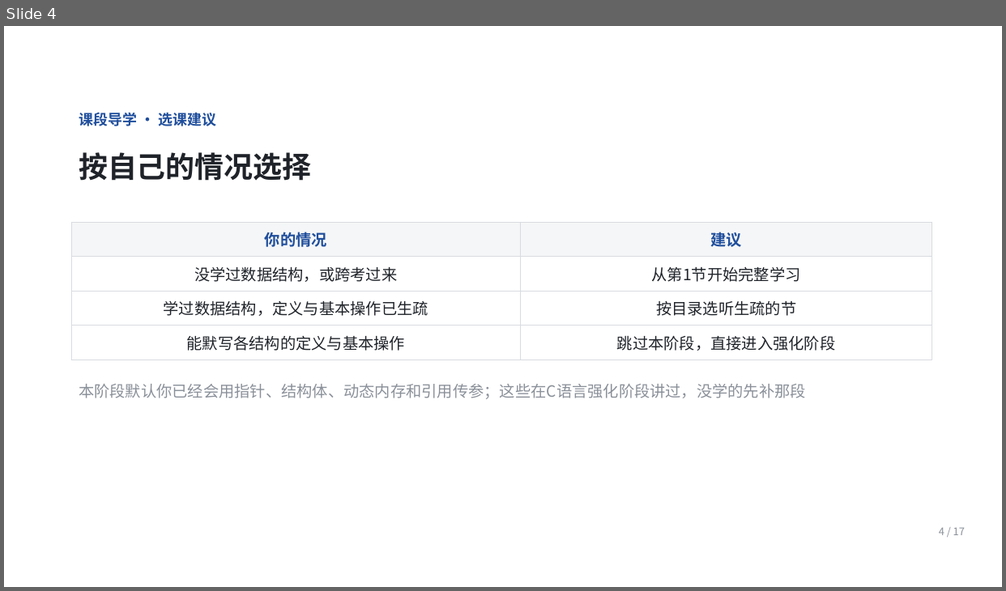
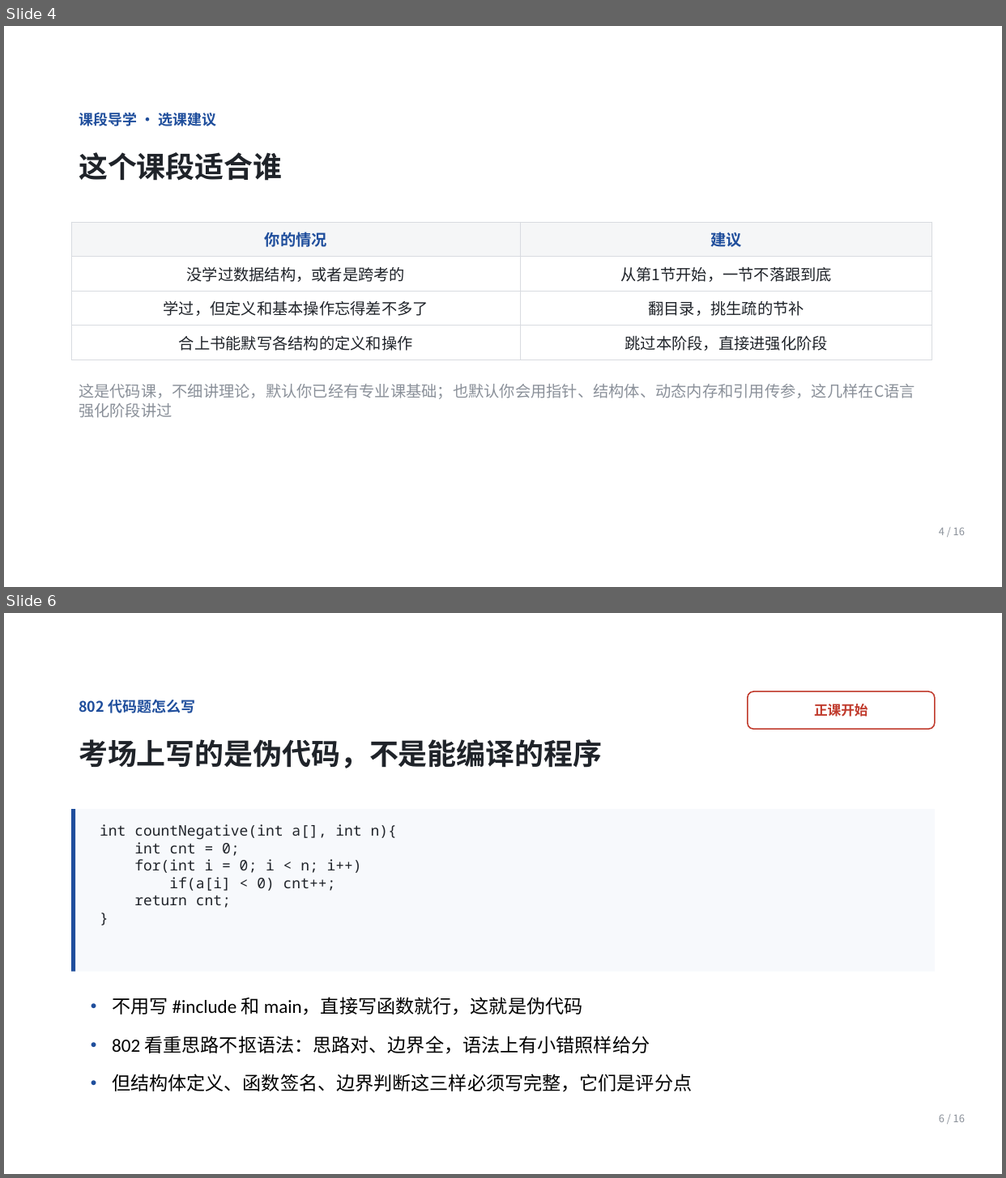
Before and after one commit to Ctrl1CandV/SpecialtyCourses, a slide deck: 课件/C2/C2-A-01/C2-A-01.pptx. Shown one above the other, each under a label of ours: slide 4 before the commit, slides 4 and 6 after it; the slides between them are not shown. The pictures are 1006x591 and 1006x1178 pixels, drawn with LibreOffice and Linux fonts; fonts in the diff are those of the drawing; background and template pictures are left out. Boxes give left, top, right and bottom in pixels: in the first picture for what was removed or moved away, otherwise in the second. Text is boxed around its words. In the diff, an @@ line names an element or a change of style, - is before the commit and + after.

```diff
--- a/课件/C2/C2-A-01/C2-A-01.pptx
+++ b/课件/C2/C2-A-01/C2-A-01.pptx
@@ slide 6 added at (x1=4, y1=613, x2=1002, y2=1174), background picture (left out) @@
@@ text added at (x1=79, y1=700, x2=195, y2=713), 14 pt, text #1F4E9C, bold @@
+802 代码题怎么写
@@ rounded rectangle added at (x1=748, y1=692, x2=935, y2=729), fill #FFFFFF, outline #C0392B 1.2 pt @@
@@ text added at (x1=814, y1=704, x2=868, y2=717), 13 pt, text #C0392B, bold @@
+正课开始
@@ text added at (x1=79, y1=739, x2=602, y2=769), 28 pt, text #1F2329, bold @@
+考场上写的是伪代码，不是能编译的程序
@@ rectangle added at (x1=71, y1=809, x2=935, y2=972), fill #F7F9FC @@
@@ rectangle added at (x1=71, y1=809, x2=76, y2=972), fill #1F4E9C @@
@@ text added at (x1=100, y1=824, x2=397, y2=908), 14 pt, text #1F2329 @@
+int countNegative(int a[], int n){
+int cnt = 0;
+for(int i = 0; i < n; i++)
+if(a[i] < 0) cnt++;
+return cnt;
+}
@@ text added at (x1=112, y1=998, x2=582, y2=1016), 18 pt, text #000000 @@
+• 不用写 #include 和 main，直接写函数就行，这就是伪代码
@@ text added at (x1=112, y1=1036, x2=650, y2=1054), 18 pt, text #000000 @@
+• 802 看重思路不抠语法：思路对、边界全，语法上有小错照样给分
@@ text added at (x1=112, y1=1074, x2=692, y2=1093), 18 pt, text #000000 @@
+• 但结构体定义、函数签名、边界判断这三样必须写完整，它们是评分点
@@ text added at (x1=939, y1=1114, x2=965, y2=1122), 10 pt, text #8A9099 @@
+6 / 16
@@ slide 4 changed as well @@
@@ text at (x1=79, y1=152, x2=282, y2=181): text changed @@
-按自己的情况选择
+这个课段适合谁
@@ table at (x1=71, y1=222, x2=932, y2=354) @@
-row 2, column 1: 没学过数据结构，或跨考过来
+row 2, column 1: 没学过数据结构，或者是跨考的
-row 2, column 2: 从第1节开始完整学习
+row 2, column 2: 从第1节开始，一节不落跟到底
-row 3, column 1: 学过数据结构，定义与基本操作已生疏
+row 3, column 1: 学过，但定义和基本操作忘得差不多了
-row 3, column 2: 按目录选听生疏的节
+row 3, column 2: 翻目录，挑生疏的节补
-row 4, column 1: 能默写各结构的定义与基本操作
+row 4, column 1: 合上书能默写各结构的定义和操作
-row 4, column 2: 跳过本阶段，直接进入强化阶段
+row 4, column 2: 跳过本阶段，直接进强化阶段
@@ text at (x1=79, y1=384, x2=915, y2=399): text changed @@
-本阶段默认你已经会用指针、结构体、动态内存和引用传参；这些在C语言强化阶段讲过，没学的先补那段
+这是代码课，不细讲理论，默认你已经有专业课基础；也默认你会用指针、结构体、动态内存和引用传参，这几样在C语言强化阶段讲过
@@ text at (x1=939, y1=527, x2=965, y2=535): text changed @@
-4 / 17
+4 / 16
```
Also in this commit, not shown: 9 other slides changed, 5 other slides added, 7 slides removed, 5 other files.
